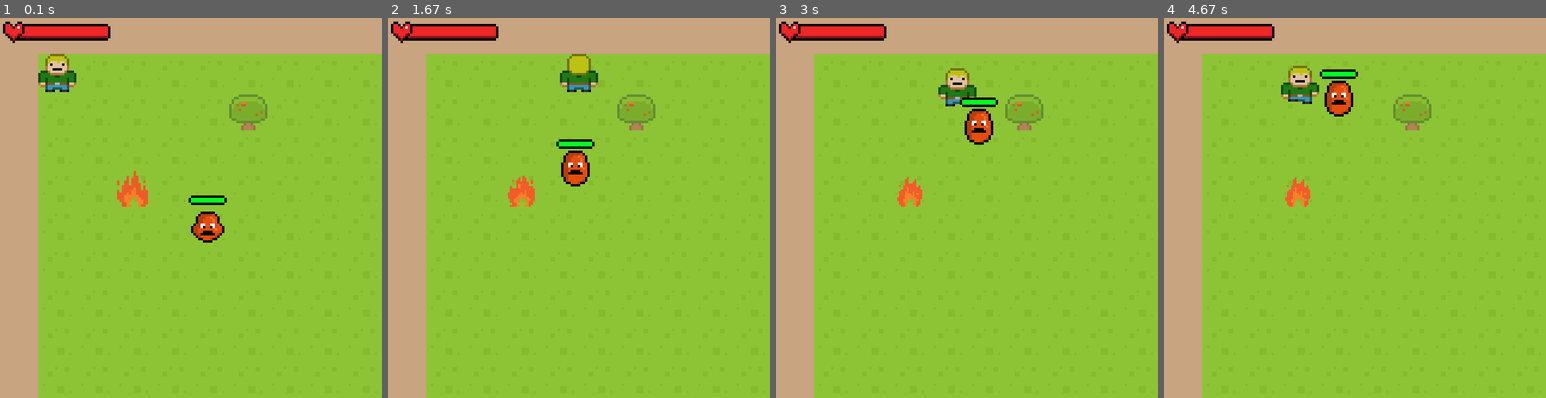
Above: before the commit, frames 1-4 (left to right).
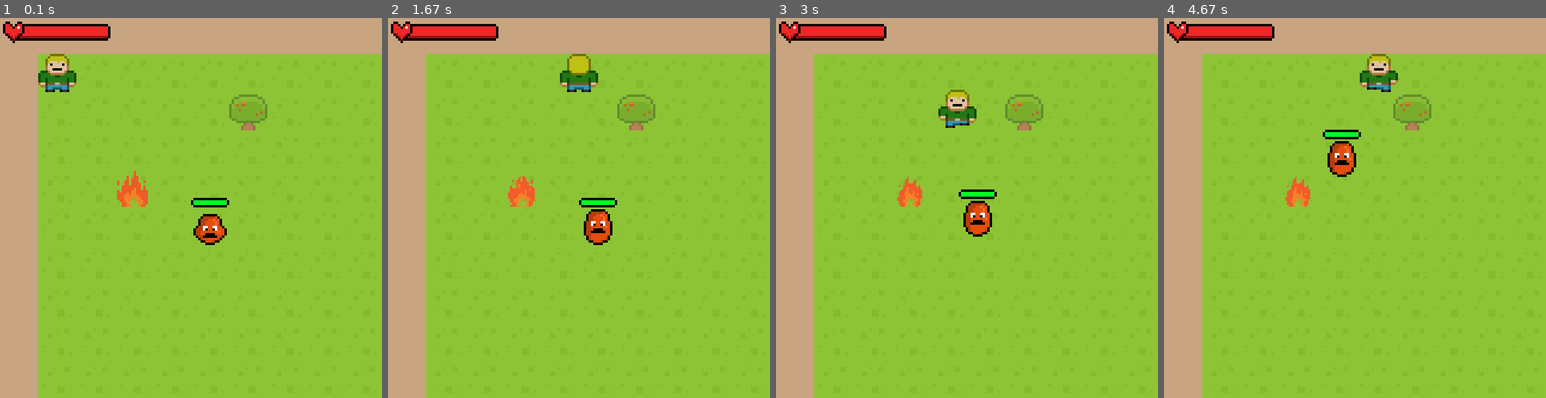
Above: after the commit, the same moments.

Repository: Flashweb14/PyGameRPG
Game: pygame game, started from RPG/__main__.py
Two runs of this game, one before a commit and one after it. Both use one fixed random seed, a clock stepped at 60 frames per second and the inputs below.
Inputs:
- Up to frame 1 (0.1 s): no input
- Up to frame 2 (1.67 s): hold Space 0.33-0.8 s; hold D 0.33-0.8 s; hold D 0.83-1.3 s; hold W 1.33-1.63 s
- Up to frame 3 (3 s): hold D 1.67-2.13 s; hold A 2.17-2.7 s; hold S from 2.73 s (still down)
- Up to frame 4 (4.67 s): release S at 3.03 s; hold A 3.07-3.47 s; hold W 3.5-3.87 s; hold D 3.9-4.53 s; hold S from 4.57 s (still down)

The runs differ from the first frame. In frame 1, 0.6% of the frame differs, in the area x 49-60%, y 46-60%; in frame 2, 1.6%; in frame 3, 2.7%; in frame 4, 3.1%, in the area x 30-62%, y 9-42%.

Commit message:
:sparkles: Улучшение системы получения урона от мобов

Diff:
--- a/RPG/scripts/base_enemy.py
+++ b/RPG/scripts/base_enemy.py
@@ -1,5 +1,6 @@
 import pygame
 from RPG.scripts.game_object import GameObject
+from RPG.scripts.consts import TILE_SIZE
 from RPG.scripts.hp_bar_npc import HealthBarNPC
 
 
@@ -12,3 +13,51 @@
         self.damage = damage
         self.max_hp = max_hp
         self.hp_bar = HealthBarNPC(game, self)
+        self.x = self.rect.x
+        self.y = self.rect.y
+        self.angered = False
+        self.last_attack_time = False
+
+    def update(self):
+        if self.hp <= 0:
+            self.die()
+
+        if self.check_player_around(TILE_SIZE + 8, 4):
+            self.attack()
+        elif self.check_player_around(TILE_SIZE * 6, TILE_SIZE * 3) and not self.angered:
+            self.angered = True
+        else:
+            if self.angered:
+                self.move()
+
+    def check_player_around(self, rect_size, delta):
+        check_sprite = pygame.sprite.Sprite()
+        check_sprite.rect = pygame.Rect((0, 0), (rect_size, rect_size))
+        check_sprite.rect.x = self.rect.x - delta
+        check_sprite.rect.y = self.rect.y - delta
+        return pygame.sprite.collide_rect(check_sprite, self.game.player)
+
+    def die(self):
+        for group in self.game.groups:
+            if self in group:
+                group.remove(self)
+        self.game.all_sprites.remove(self.hp_bar)
+
+    def move(self):
+        if self.game.player.rect.x > self.rect.x:
+            self.x += self.speed / self.game.FPS
+        elif self.game.player.rect.x < self.rect.x:
+            self.x -= self.speed / self.game.FPS
+        self.rect.x = int(self.x)
+
+        if self.game.player.rect.y > self.rect.y:
+            self.y += self.speed / self.game.FPS
+        elif self.game.player.rect.y < self.rect.y:
+            self.y -= self.speed / self.game.FPS
+        self.rect.y = int(self.y)
+
+    def attack(self):
+        cur_time = pygame.time.get_ticks()
+        if cur_time - self.last_attack_time >= 10 ** 3:
+            self.game.player.hp -= self.damage
+            self.last_attack_time = cur_time
--- a/RPG/scripts/player.py
+++ b/RPG/scripts/player.py
@@ -106,4 +106,3 @@
         for enemy in self.game.enemy_group:
             if pygame.sprite.collide_rect(check_sprite, enemy):
                 enemy.hp -= 1
-                print(enemy.hp)
--- a/RPG/scripts/red_slime.py
+++ b/RPG/scripts/red_slime.py
@@ -10,9 +10,6 @@
         super().__init__(game, RED_SLIME_1, x, y, 5, 1)
         self.animation_list = [RED_SLIME_1, RED_SLIME_2, RED_SLIME_3]
         self.speed = 60
-        self.angered = False
-        self.x = self.rect.x
-        self.y = self.rect.y
 
     def update(self):
         if self.game.count % 10 == 0:
@@ -21,44 +18,3 @@
             else:
                 self.image = self.animation_list[0]
         super().update()
-
-        if self.hp <= 0:
-            self.die()
-
-        if self.check_player_around(TILE_SIZE + 8, 4):
-            print('attack')
-            # TODO Attack
-        elif self.check_player_around(TILE_SIZE * 8, TILE_SIZE * 4) and not self.angered:
-            self.angered = True
-        else:
-            if self.angered:
-                self.move()
-
-    def die(self):
-        for group in self.game.groups:
-            if self in group:
-                group.remove(self)
-        self.game.all_sprites.remove(self.hp_bar)
-
-    def check_player_around(self, rect_size, delta):
-        check_sprite = pygame.sprite.Sprite()
-        check_sprite.rect = pygame.Rect((0, 0), (rect_size, rect_size))
-        check_sprite.rect.x = self.rect.x - delta
-        check_sprite.rect.y = self.rect.y - delta
-        return pygame.sprite.collide_rect(check_sprite, self.game.player)
-
-    def move(self):
-        if self.game.player.rect.x > self.rect.x:
-            self.x += self.speed / self.game.FPS
-        elif self.game.player.rect.x < self.rect.x:
-            self.x -= self.speed / self.game.FPS
-        self.rect.x = int(self.x)
-
-        if self.game.player.rect.y > self.rect.y:
-            self.y += self.speed / self.game.FPS
-        elif self.game.player.rect.y < self.rect.y:
-            self.y -= self.speed / self.game.FPS
-        self.rect.y = int(self.y)
-
-    def attack(self):
-        pass
